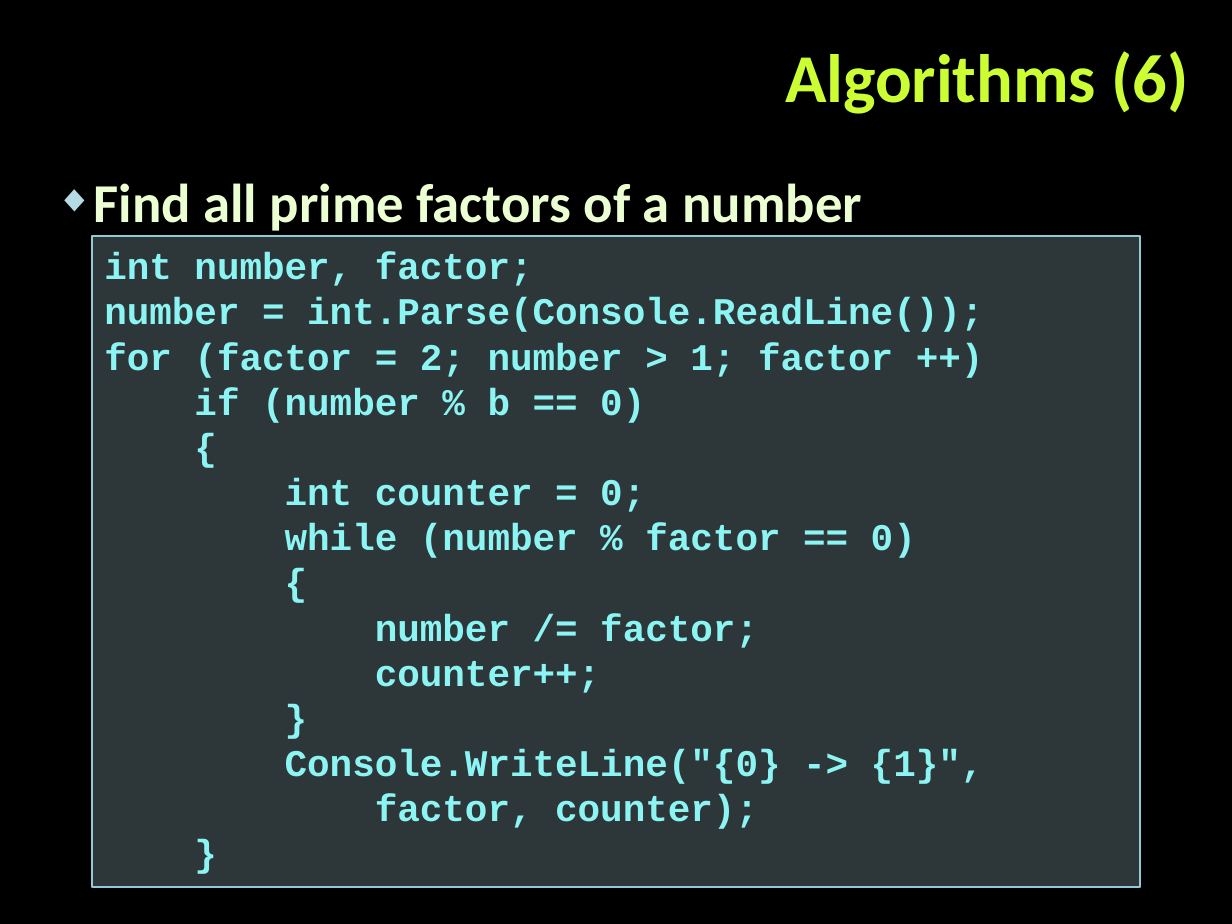
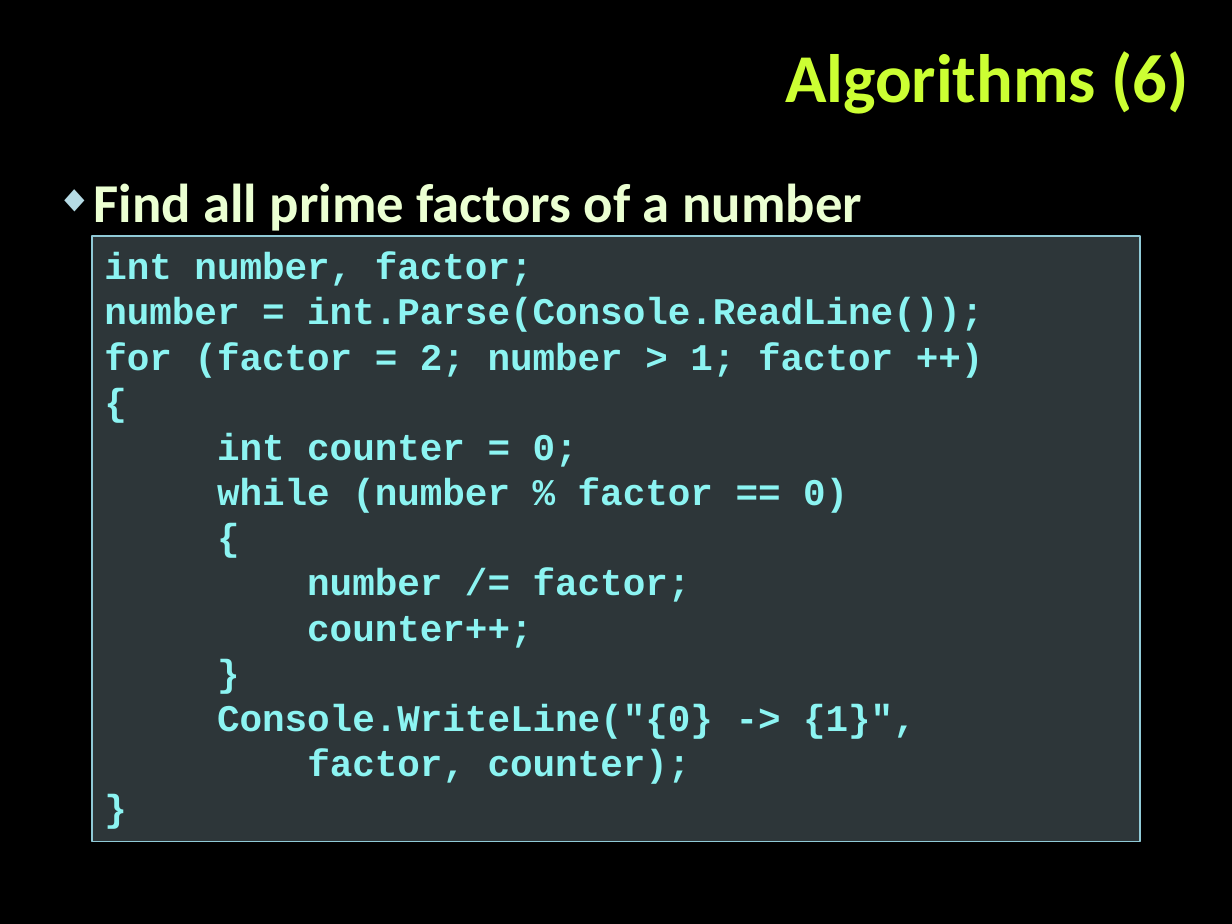
Before and after one commit to petyakostova/Telerik-Academy, a slide deck: slide 31 of C#/_Demos C# 1/7. Summary/CSharp-Part-1-Summary.pptx. Drawn at 1232x924 pixels with LibreOffice and Linux fonts; fonts in the diff are those of the drawing; background and template pictures are left out. Boxes give left, top, right and bottom in pixels: in the first picture for what was removed or moved away, otherwise in the second. Text is boxed around its words. In the diff, an @@ line names an element or a change of style, - is before the commit and + after.

```diff
--- a/C#/_Demos C# 1/7. Summary/CSharp-Part-1-Summary.pptx
+++ b/C#/_Demos C# 1/7. Summary/CSharp-Part-1-Summary.pptx
@@ rectangle "int number, factor;": place and size @@
-rectangle "int number, factor;" at [92, 237, 1141, 887]
+rectangle "int number, factor;" at [92, 237, 1141, 841]
@@ text in rectangle at [194, 388, 645, 423]: paragraph removed @@
-if (number % b == 0)
```
Also in this commit, not shown: 2 other slides changed.
